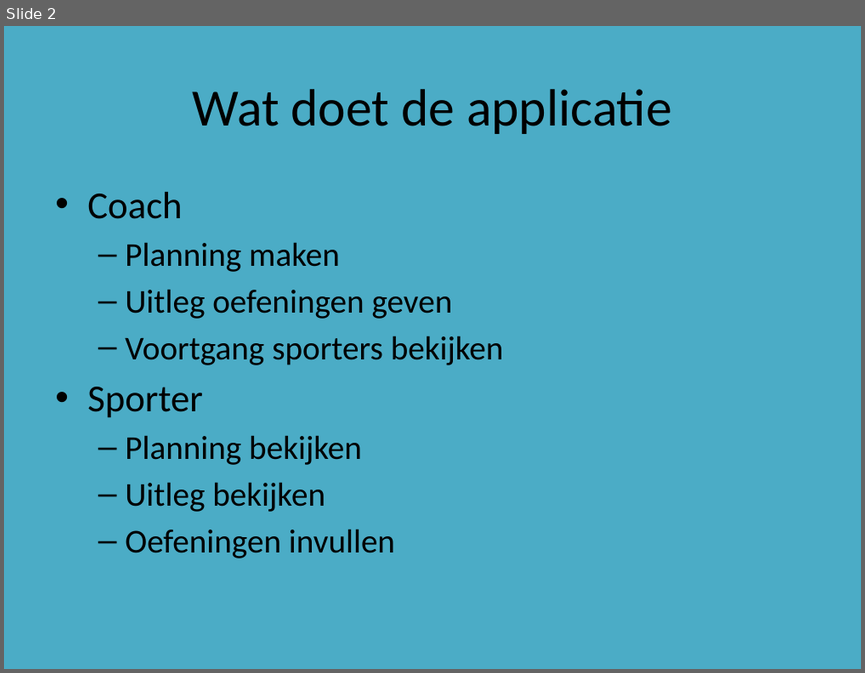
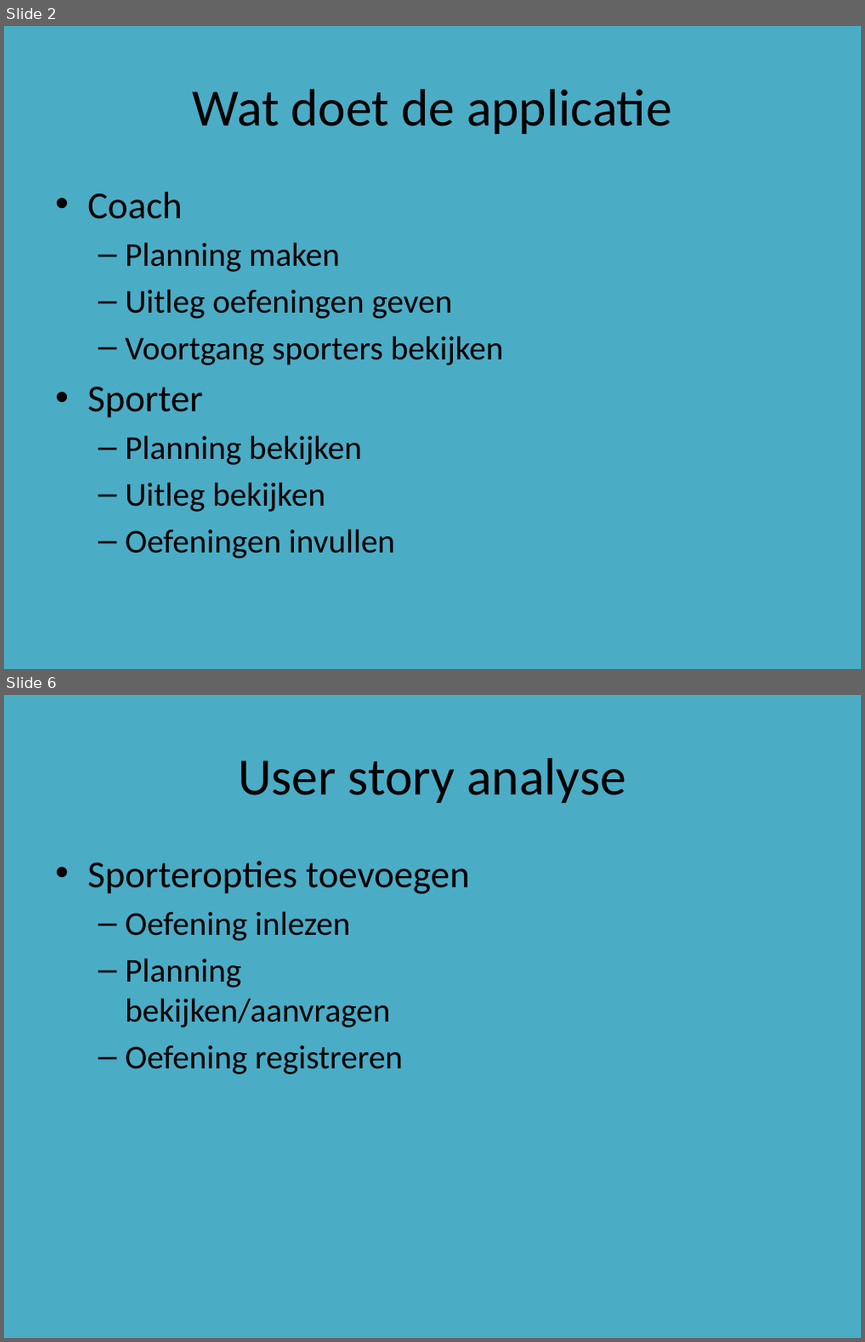
Before and after one commit to DASnoeken/Powerlift_App, a slide deck: Powerlift Powerpoint.pptx. Shown one above the other, each under a label of ours: slide 2 before the commit, slides 2 and 6 after it; the slides between them are not shown. The pictures are 865x673 and 865x1342 pixels, drawn with LibreOffice and Linux fonts; fonts in the diff are those of the drawing. Boxes give left, top, right and bottom in pixels: in the first picture for what was removed or moved away, otherwise in the second. Text is boxed around its words. In the diff, an @@ line names an element or a change of style, - is before the commit and + after.

```diff
--- a/Powerlift Powerpoint.pptx
+++ b/Powerlift Powerpoint.pptx
@@ slide 6 added at (4, 695, 861, 1338), background #4BACC6 @@
@@ title added at (238, 758, 625, 803), 44 pt, text #000000 @@
+User story analyse
@@ text added at (87, 861, 470, 1074), 28 pt, text #000000 @@
+• Sporteropties toevoegen
+  – Oefening inlezen
+  – Planning bekijken/aanvragen
+  – Oefening registreren
```
Also in this commit, not shown: 3 slides changed, 5 other slides added, 2 slides removed.
